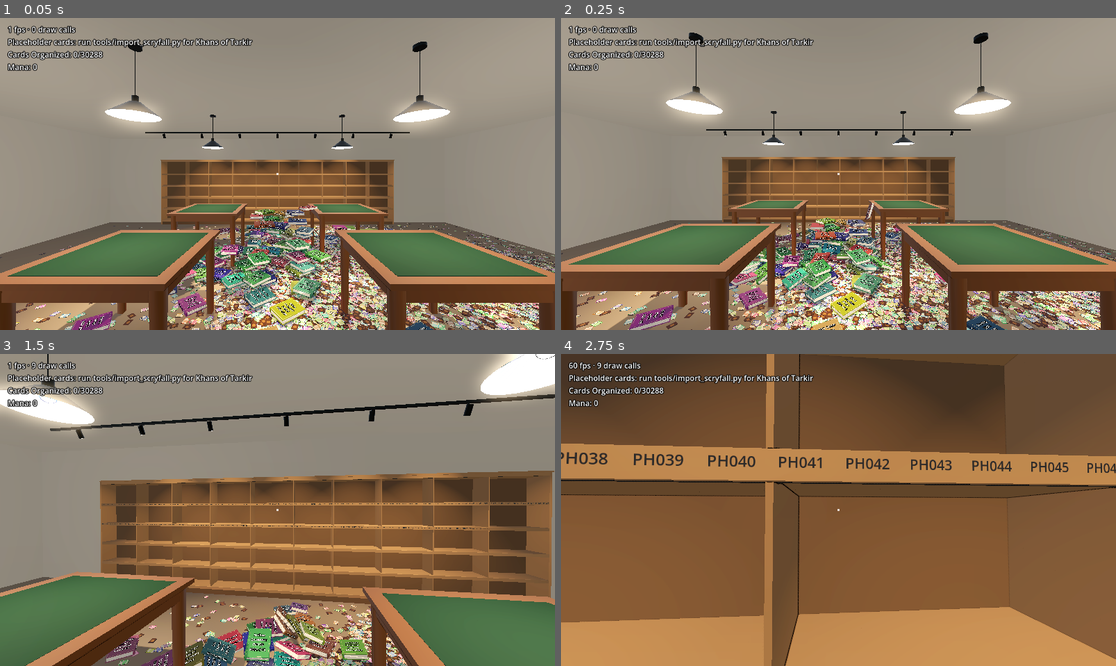
Above: before the commit, frames 1-4 (two rows, left to right).
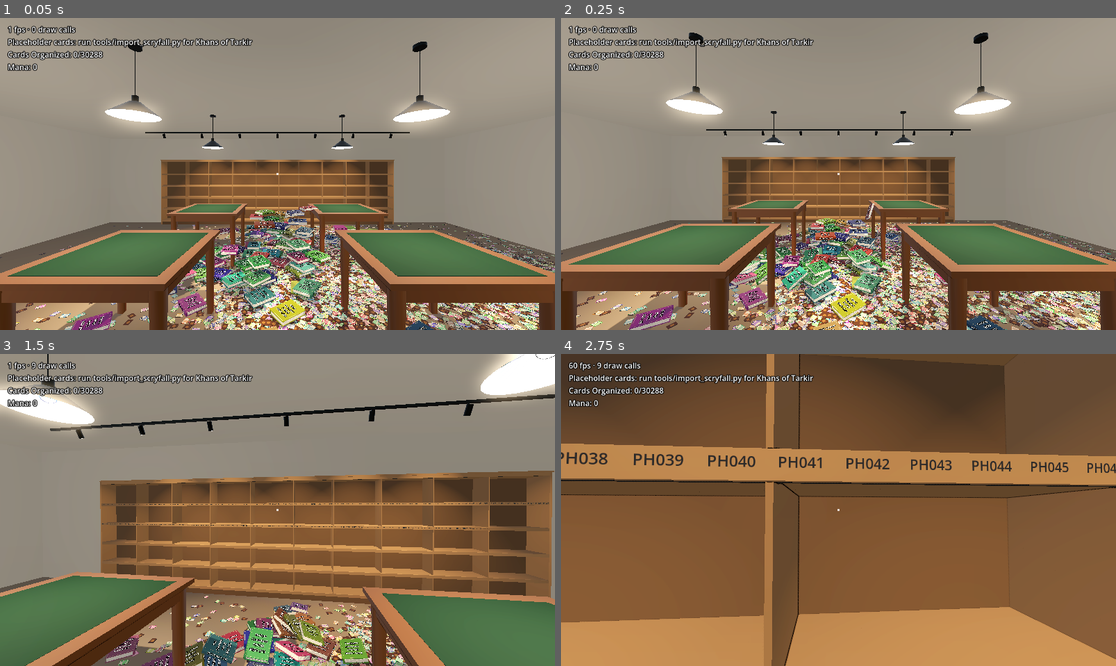
Above: after the commit, the same moments.

Repository: brian-kujawski/cracknstack
Game: Godot game, scene res://scenes/main.tscn
Same seed, same stepped clock (60 frames per second), same inputs: the game is played once before the commit and once after it.
Inputs (mouse positions are in pixels of both pictures, inside the frame that each line leads up to):
- Up to frame 1 (0.05 s): no input
- Up to frame 2 (0.25 s): no input
- Up to frame 3 (1.5 s): tap Enter at 0.5 s; move the mouse to (305, 510) at 0.52 s; hold W (move_forward) from 0.53 s (still down); tap 5 (cast_abundance) at 0.6 s; click (305, 510) at 0.67 s; move the mouse to (249, 510) at 1.27 s; tap 4 (cast_chain_lightning) at 1.35 s
- Up to frame 4 (2.75 s): keep holding W (move_forward); move the mouse to (849, 503) at 2.02 s; tap 3 (cast_demonic_tutor) at 2.1 s

The runs differ from the first frame. In frame 1, 6.4% of the frame differs, in the area x 11-100%, y 60-100%; in frame 2, 7.1%, in the area x 3-100%, y 59-100%; in frame 3, 2.3%; in frame 4, nothing differs.

Commit message:
Scale the door up 20% so it reads as full size next to the player
Co-Authored-By: Claude Opus 5.5 (1M context) <noreply@anthropic.com>
Claude-Session: https://claude.ai/code/session_01Rb7D4j3F95odKeD6uod1sx

Diff:
--- a/scripts/store/shop_door.gd
+++ b/scripts/store/shop_door.gd
@@ -5,6 +5,9 @@
 ## on the floor at the middle of the doorway, against the wall, and it faces
 ## local +Z.
 
+## The whole door is drawn this much bigger than the sizes below, so it
+## reads as a full-size door next to the player.
+const SCALE := 1.2
 ## The door slab, and the frame (casing) round it.
 const LEAF_SIZE := Vector2(1.0, 2.1)
 const LEAF_DEPTH := 0.04
@@ -64,9 +67,13 @@
 	knob.position = Vector3(knob_x, KNOB_HEIGHT, LEAF_FRONT + 0.055)
 	add_child(knob)
 
+	for child in get_children():
+		child.position *= SCALE
+		child.scale *= SCALE
+
 	var shape := CollisionShape3D.new()
 	var box := BoxShape3D.new()
-	box.size = Vector3(LEAF_SIZE.x + 2 * (JAMB + CASING_WIDTH), top + JAMB + CASING_WIDTH, FRAME_DEPTH + CASING_DEPTH)
+	box.size = Vector3(LEAF_SIZE.x + 2 * (JAMB + CASING_WIDTH), top + JAMB + CASING_WIDTH, FRAME_DEPTH + CASING_DEPTH) * SCALE
 	shape.shape = box
 	shape.position = box.size / 2 * Vector3(0, 1, 1)
 	add_child(shape)
@@ -75,7 +82,7 @@
 ## The floor footprint (x across, z out from the wall), in local metres.
 static func footprint() -> Rect2:
 	var width := LEAF_SIZE.x + 2 * (JAMB + CASING_WIDTH)
-	return Rect2(-width / 2, 0, width, FRAME_DEPTH + CASING_DEPTH)
+	return Rect2(-width / 2 * SCALE, 0, width * SCALE, (FRAME_DEPTH + CASING_DEPTH) * SCALE)
 
 
 func _box(size: Vector3, center: Vector3, material: Material) -> MeshInstance3D:
